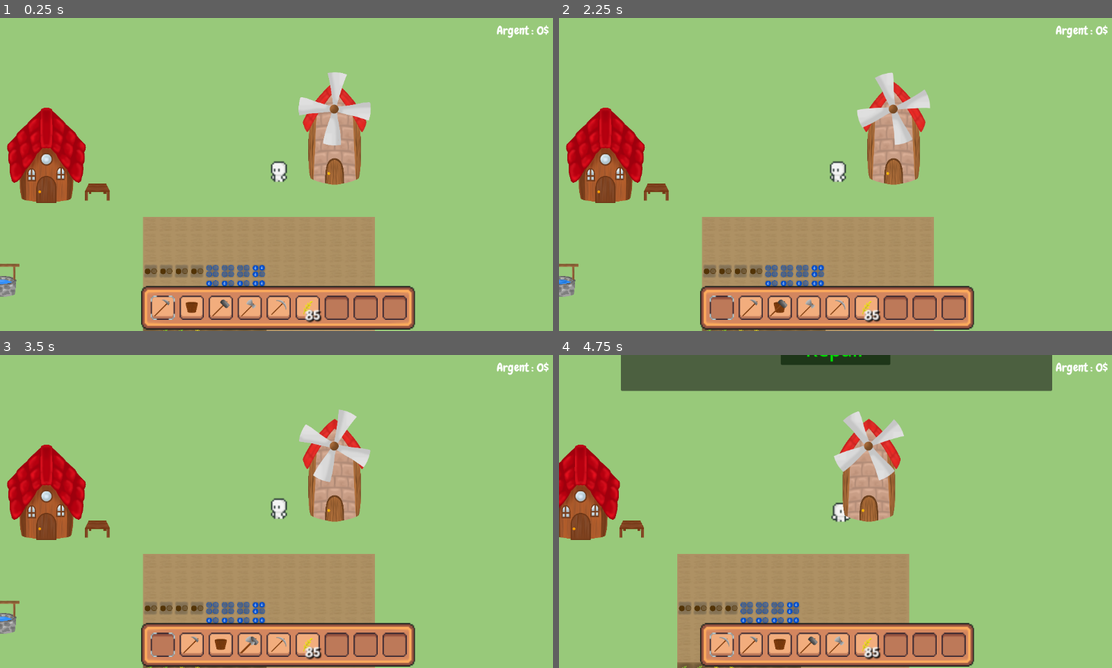
Above: before the commit, frames 1-4 (two rows, left to right).
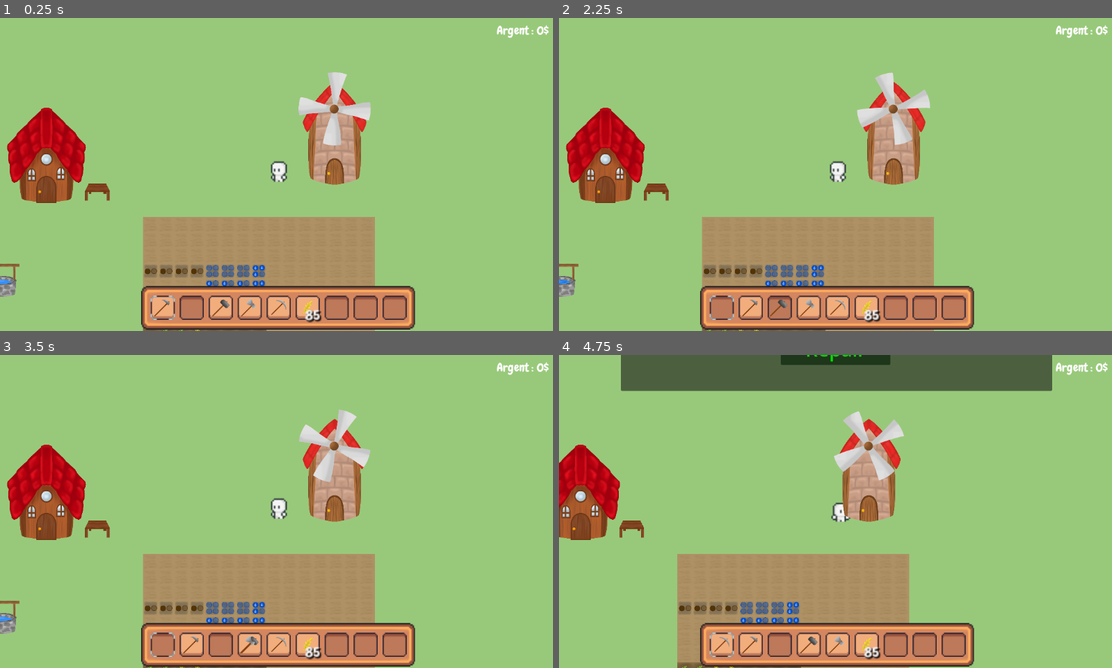
Above: after the commit, the same moments.

Repository: LaClimSx/Back-to-the-roots
Game: Godot game, scene res://Scenes/world.tscn
The game is run twice, just before and just after one commit, with the same random seed, the same clock (stepped at 60 frames per second) and the same inputs.
Inputs (mouse positions are in pixels of both pictures, inside the frame that each line leads up to):
- Up to frame 1 (0.25 s): no input
- Up to frame 2 (2.25 s): click (719, 309) at 0.5 s; click (752, 309) at 1.25 s; click (780, 309) at 2 s
- Up to frame 3 (3.5 s): click (248, 646) at 2.75 s
- Up to frame 4 (4.75 s): click (835, 646) at 3.5 s; move the mouse to (957, 495) at 4.27 s; hold Right (move_right) from 4.28 s (still down); hold Space (Interact) from 4.28 s (still down); click (957, 495) at 4.42 s; tap R (Repair) at 4.55 s

The runs differ from the first frame. In frame 1, 0.2% of the frame differs, in the area x 32-37%, y 89-96%; in frame 2, 0.2%; in frame 3, 0.2%; in frame 4, 0.2%.
Error after the commit: Parse Error: Expected indented block after function declaration. (res://Inventory/bucket.gd:21)

Commit message:
feat: bucket

Diff:
--- a/Inventory/bucket.gd
+++ b/Inventory/bucket.gd
@@ -19,7 +19,7 @@
 	pass
 
 func useBucket(water_amount: int) -> int:
-	if quantity <= 0 || state == STATE.broken: return 0
+<S	if quantity <= 0 || state == STATE.broken: return 0
 	if durability > 0:
 		durability -= 1
 		if durability <= maxDurability/3:
@@ -40,7 +40,9 @@
 			1: texture = mid1
 			_: texture = mid2
 
-	return min(quantity, water_amount)
+	var used_water =  min(quantity, water_amount)
+	quantity = quantity - used_water
+	return used_water
 
 func fillBucket(amount: int) -> void:
 	if state == STATE.broken : return
@@ -58,3 +60,4 @@
 			0: texture = mid0
 			1: texture = mid1
 			2: texture = mid2
+	print(quantity)
--- a/Inventory/inventory_gui.gd
+++ b/Inventory/inventory_gui.gd
@@ -197,6 +197,19 @@
 
 	updateItemInHand()
 
+	#Returns the amount of said item in the inventory, -1 if none
+func find_item(name: String) -> int:
+	return -1
+	#TODO: Ecrire
+
 func sell_item(name: String, all: bool, unit_price: int) -> void:
 	pass
 	#TODO: Ecrire le corps de la fonction
+
+func insert_item(item: Item, amount: int) -> void:
+	pass
+	#TODO: Ecrire
+
+func remove_item(item: Item, amount: int) -> void:
+	pass
+	#TODO: Ecrire
--- a/Scenes/puit.tscn
+++ b/Scenes/puit.tscn
@@ -24,6 +24,10 @@
 @export var max_health = 5000
 @export var loss_health_by_tic = 500
 var health = max_health
+var player_inside : bool = false
+
+enum STATE {broken, mid, good}
+var state: STATE = STATE.good
 
 # Called when the node enters the scene tree for the first time.
 func _ready() -> void:
@@ -36,13 +40,36 @@
 		$AnimatedSprite2D.play(\"puit_bon\")
 	elif(health==0):
 		$AnimatedSprite2D.play(\"puit_cassé\")
+		state = STATE.broken
 	else:
 		$AnimatedSprite2D.play(\"puit_abimé\")
+		state = STATE.mid
+
+	if player_inside && Input.is_action_just_released(\"Interact\"):
+		var selected_item : Item = Global.inventory_gui.get_selected_item()
+		if selected_item && selected_item.name == \"bucket\" && selected_item.state > 0 :
+			if state == STATE.good:
+				selected_item.fillBucket(4)
+			elif state == STATE.mid:
+				selected_item.fillBucket(2)
+			Global.inventory_gui.update()
 
 
 func _on_world_timer_timeout() -> void:
 	health -= loss_health_by_tic
 	health = clamp(health, 0, max_health)
+
+
+func _on_area_2d_body_entered(body):
+	if body.name == \"Player\" && health>0:
+		#$\"Repair label\".show()
+		player_inside = true
+
+
+
+func _on_area_2d_body_exited(body):
+	#$\"Repair label\".hide()
+	player_inside = false
 "
 
 [sub_resource type="SpriteFrames" id="SpriteFrames_2ngp2"]
@@ -114,6 +141,9 @@
 "speed": 5.0
 }]
 
+[sub_resource type="CircleShape2D" id="CircleShape2D_bx1sl"]
+radius = 383.333
+
 [node name="Puit" type="StaticBody2D"]
 scale = Vector2(0.06, 0.06)
 script = SubResource("GDScript_mn58l")
@@ -128,3 +158,12 @@
 position = Vector2(12, 66)
 scale = Vector2(7.04365, 6.13345)
 polygon = PackedVector2Array(-37.7645, 32.6081, -38.9003, 20.5431, -39.7521, 7.82594, -41.1718, -8.15203, -32.9375, -14 …(250 unchanged characters)…
+
+[node name="Area2D" type="Area2D" parent="."]
+
+[node name="CollisionShape2D" type="CollisionShape2D" parent="Area2D"]
+position = Vector2(0, 116.667)
+shape = SubResource("CircleShape2D_bx1sl")
+
+[connection signal="body_entered" from="Area2D" to="." method="_on_area_2d_body_entered"]
+[connection signal="body_exited" from="Area2D" to="." method="_on_area_2d_body_exited"]
--- a/Scripts/world.gd
+++ b/Scripts/world.gd
@@ -56,6 +56,27 @@
 				inventory_gui.use_item()
 				print("Plowed")
 
+		#If player has bucket (not broken) and tile is tilled soil, water the soil
+		elif selected_item && selected_item.name == "bucket" && selected_item.state > 0 :
+			var current_water_level: int = 0
+			match (ground_atlas):
+				Vector2i(0,1): current_water_level = 0
+				Vector2i(1,1): current_water_level = 1
+				Vector2i(2,1): current_water_level = 2
+				Vector2i(3,1): current_water_level = 3
+				_: return
+			var used_water = selected_item.useBucket(4 - current_water_level)
+			inventory_gui.update()
+
+			var new_water_level = current_water_level + used_water
+			match (new_water_level):
+				0: ground.set_cell(viewing_tile,0,Vector2i(0,1))
+				1: ground.set_cell(viewing_tile,0,Vector2i(1,1))
+				2: ground.set_cell(viewing_tile,0,Vector2i(2,1))
+				3: ground.set_cell(viewing_tile,0,Vector2i(3,1))
+				4: ground.set_cell(viewing_tile,0,Vector2i(4,1))
+			print("Watered")
+
 		#If player has wheat and tile is empty field, plant the wheat
 		elif selected_item && selected_item.name == "wheat" && ground_atlas == Vector2i(4,1) && crops.get_cell_atlas_coords(viewing_tile) == Vector2i(-1,-1) :
 			crops.set_cell(viewing_tile,1,Vector2i(0,0))
Not shown: 1 places in Scenes/puit.tscn that only renumber resources
